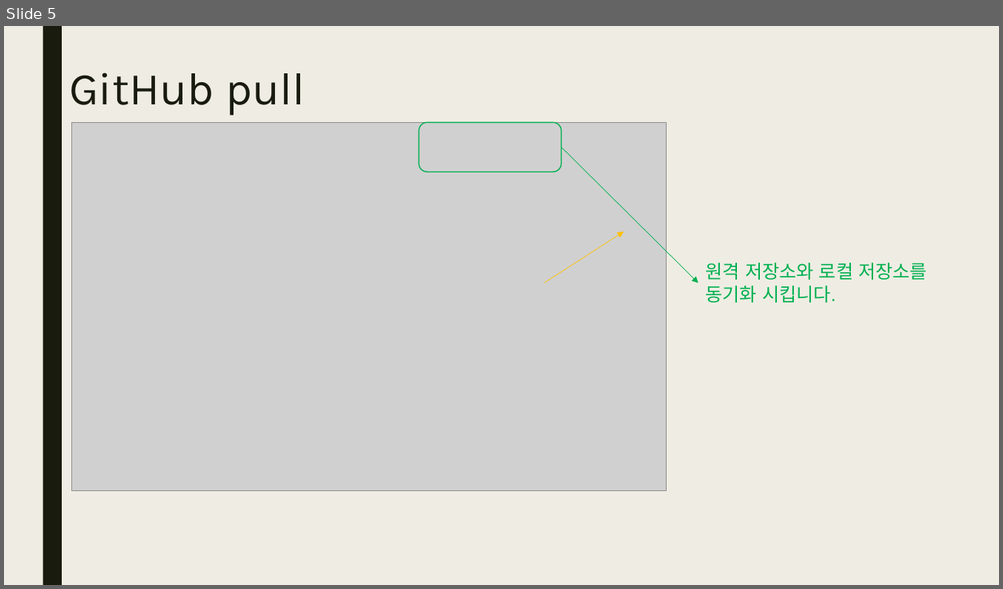
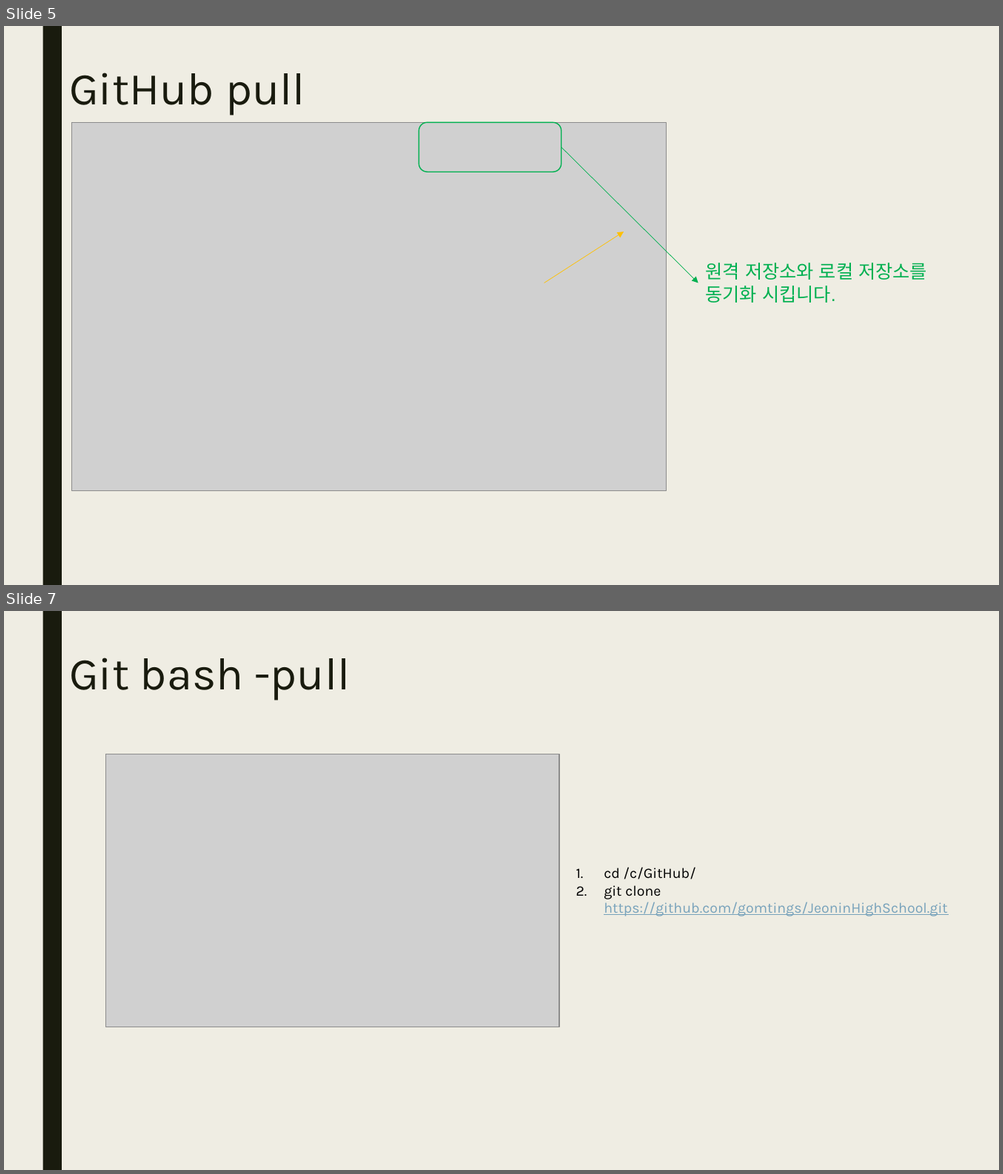
Before and after one commit to gomtings/JeoninHighSchool, a slide deck: 수업교제/python_calss5.pptx. Shown one above the other, each under a label of ours: slide 5 before the commit, slides 5 and 7 after it; the slides between them are not shown. The pictures are 1003x589 and 1003x1174 pixels, drawn with LibreOffice and Linux fonts; fonts in the diff are those of the drawing; grey boxes stand for pictures. Boxes give left, top, right and bottom in pixels: in the first picture for what was removed or moved away, otherwise in the second. Text is boxed around its words. In the diff, an @@ line names an element or a change of style, - is before the commit and + after.

Commit message:
update

```diff
--- a/수업교제/python_calss5.pptx
+++ b/수업교제/python_calss5.pptx
@@ slide 7 added at [4, 611, 999, 1170], background #EFEDE3; not listed: 1 template element that a slide beside it also shows @@
@@ title added at [69, 658, 350, 701], 44 pt, text #191B0E @@
+Git bash -pull
@@ picture added at [106, 755, 559, 1028] @@
@@ text added at [603, 867, 947, 917], 14 pt, text #77A2BB, underline @@
+1. cd /c/GitHub/
+2. git clone https://github.com/gomtings/JeoninHighSchool.git
```
Also in this commit, not shown: 1 slide changed.
